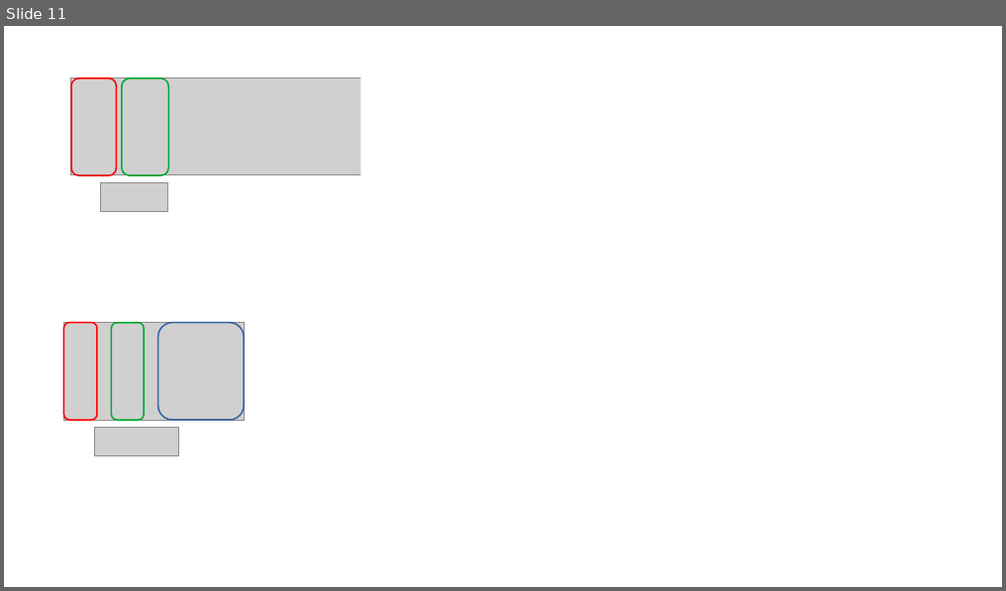
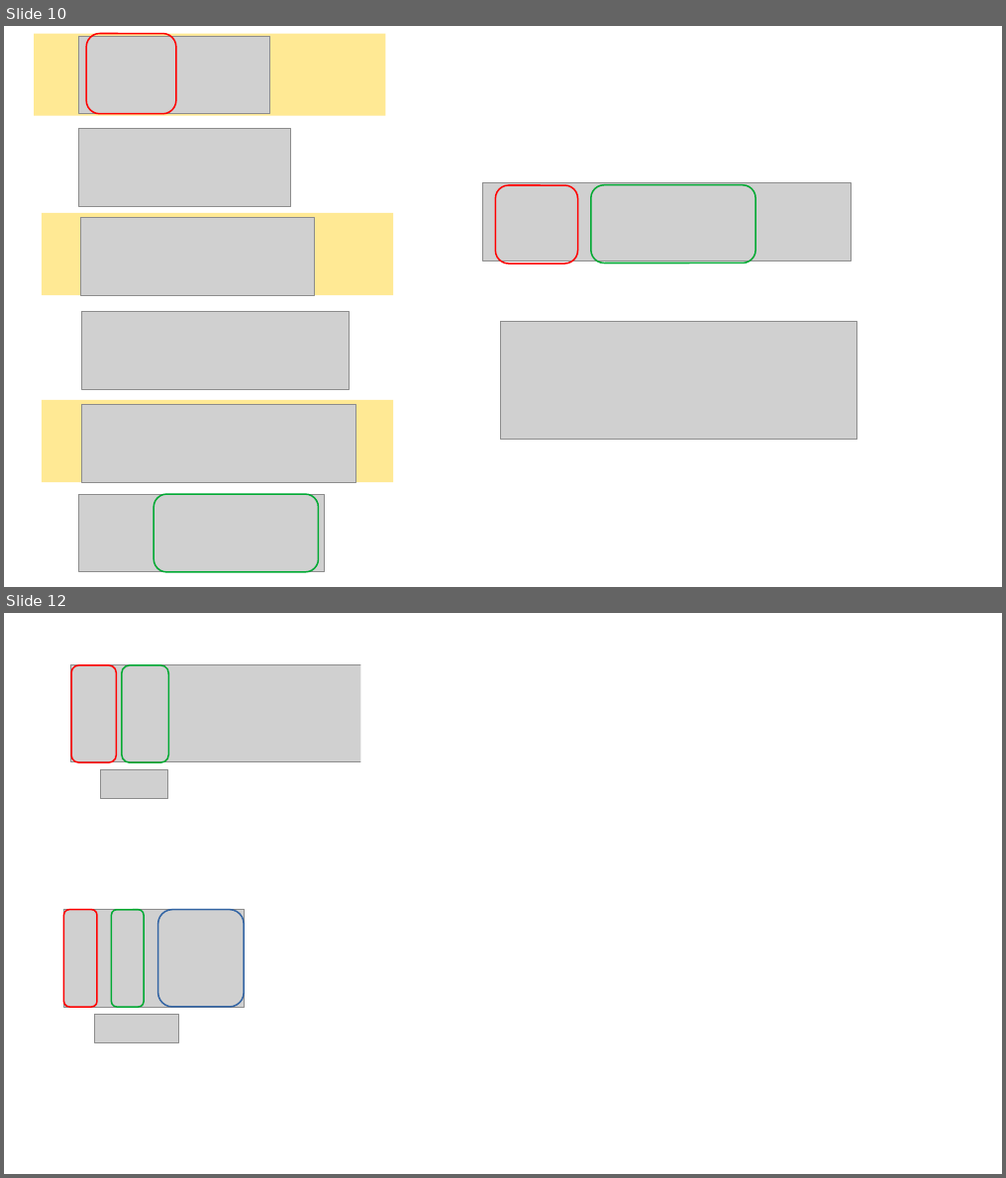
Before and after one commit to QQuick/Wiztech, a slide deck: module_2_numerieke_wiskunde/les_2_vergelijkingen_matrices_en_vectoren/vergelijkingen_1.odp. Shown one above the other, each under a label of ours: slide 11 before the commit, slides 10 and 12 after it; the slides between them are not shown. The pictures are 1006x591 and 1006x1178 pixels, drawn with LibreOffice and Linux fonts; fonts in the diff are those of the drawing; grey boxes stand for pictures. Boxes give left, top, right and bottom in pixels: in the first picture for what was removed or moved away, otherwise in the second. Text is boxed around its words. In the diff, an @@ line names an element or a change of style, - is before the commit and + after.

```diff
--- a/module_2_numerieke_wiskunde/les_2_vergelijkingen_matrices_en_vectoren/vergelijkingen_1.odp
+++ b/module_2_numerieke_wiskunde/les_2_vergelijkingen_matrices_en_vectoren/vergelijkingen_1.odp
@@ slide 10 added at <box>4,26,1002,587</box>, background #FFFFFF @@
@@ rectangle added at <box>34,34,386,116</box>, fill #FFE994 @@
@@ picture added at <box>79,36,269,113</box> @@
@@ rounded rectangle added at <box>86,34,176,113</box>, outline #FF0000 1.45 pt @@
@@ picture added at <box>79,129,290,206</box> @@
@@ picture added at <box>483,183,850,261</box> @@
@@ rounded rectangle added at <box>496,185,578,264</box>, outline #FF0000 1.45 pt @@
@@ rounded rectangle added at <box>591,185,755,264</box>, outline #00A933 1.45 pt @@
@@ rectangle added at <box>42,213,393,295</box>, fill #FFE994 @@
@@ picture added at <box>80,218,314,295</box> @@
@@ picture added at <box>82,312,349,390</box> @@
@@ picture added at <box>501,322,857,439</box> @@
@@ rectangle added at <box>42,400,393,482</box>, fill #FFE994 @@
@@ picture added at <box>82,405,356,482</box> @@
@@ picture added at <box>79,494,325,572</box> @@
@@ rounded rectangle added at <box>153,494,319,572</box>, outline #00A933 1.45 pt @@
@@ what was slide 11 is now slide 12 @@
```
Also in this commit, not shown: 4 slides changed, 1 other file.
